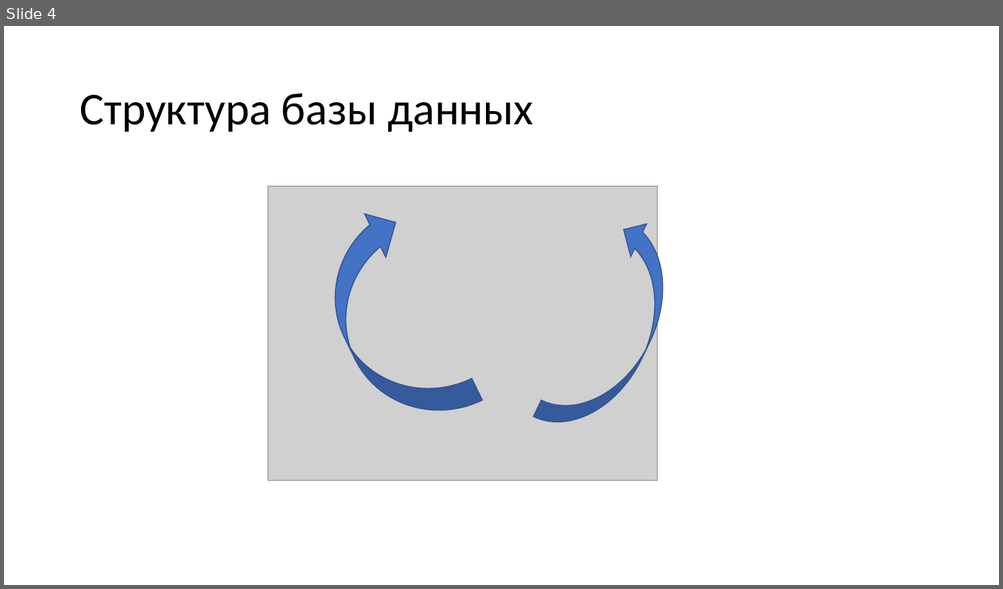
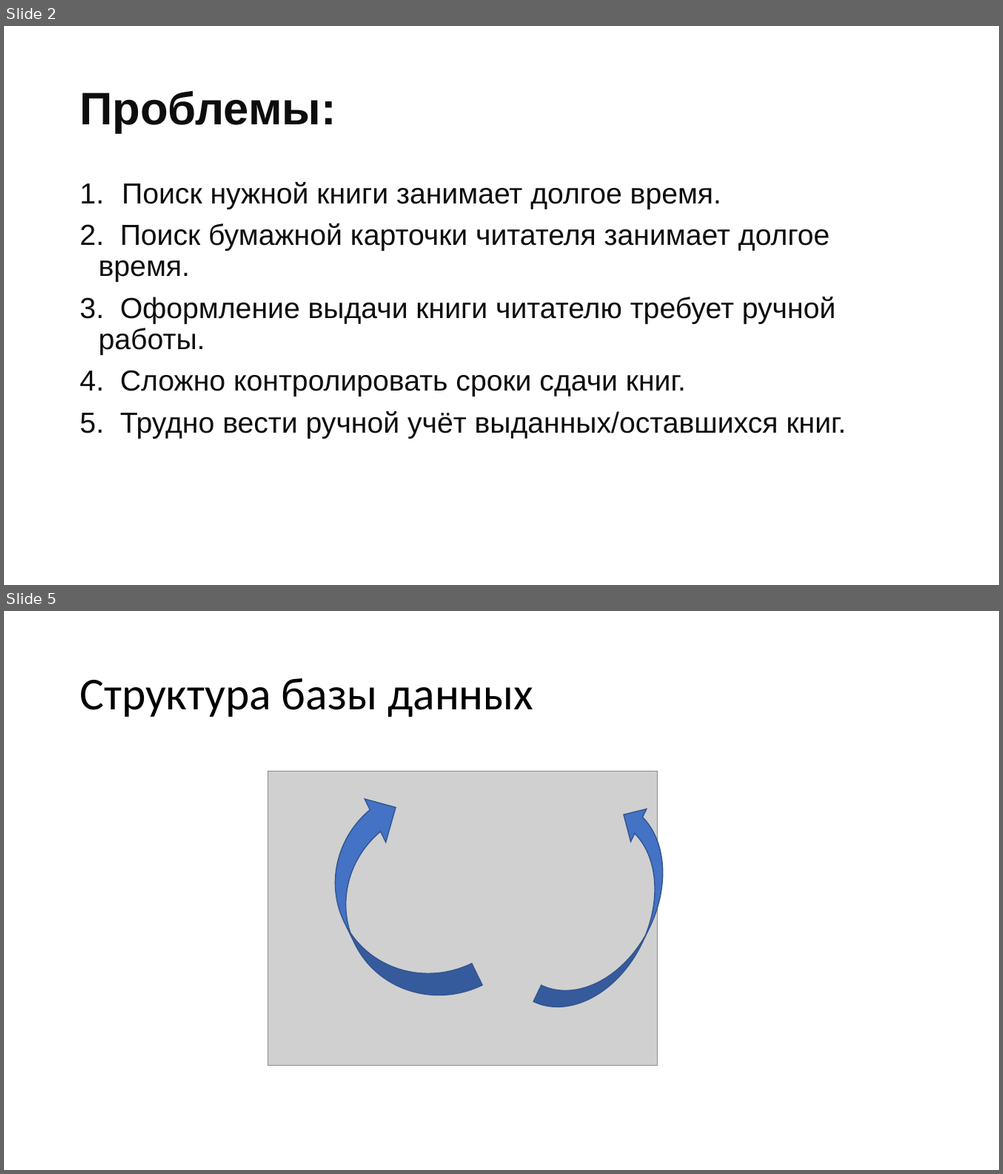
Before and after one commit to sofia-on-air/librarian, a slide deck: Презентация проекта.pptx. Shown one above the other, each under a label of ours: slide 4 before the commit, slides 2 and 5 after it; the slides between them are not shown. The pictures are 1003x589 and 1003x1174 pixels, drawn with LibreOffice and Linux fonts; fonts in the diff are those of the drawing; grey boxes stand for pictures. Boxes give left, top, right and bottom in pixels: in the first picture for what was removed or moved away, otherwise in the second. Text is boxed around its words. In the diff, an @@ line names an element or a change of style, - is before the commit and + after.

```diff
--- a/Презентация проекта.pptx
+++ b/Презентация проекта.pptx
@@ slide 2 added at (4,26,999,585), background #FFFFFF @@
@@ title added at (79,91,336,133), 44 pt, text #0D0D0D, bold @@
+Проблемы:
@@ text added at (99,182,846,439), 28 pt, text #0D0D0D @@
+1. Поиск нужной книги занимает долгое время.
+2. Поиск бумажной карточки читателя занимает долгое время.
+3. Оформление выдачи книги читателю требует ручной работы.
+4. Сложно контролировать сроки сдачи книг.
+5. Трудно вести ручной учёт выданных/оставшихся книг.
@@ what was slide 4 is now slide 5 @@
```
Also in this commit, not shown: 1 slide changed, 2 other slides added, 2 slides removed, 5 other files.
